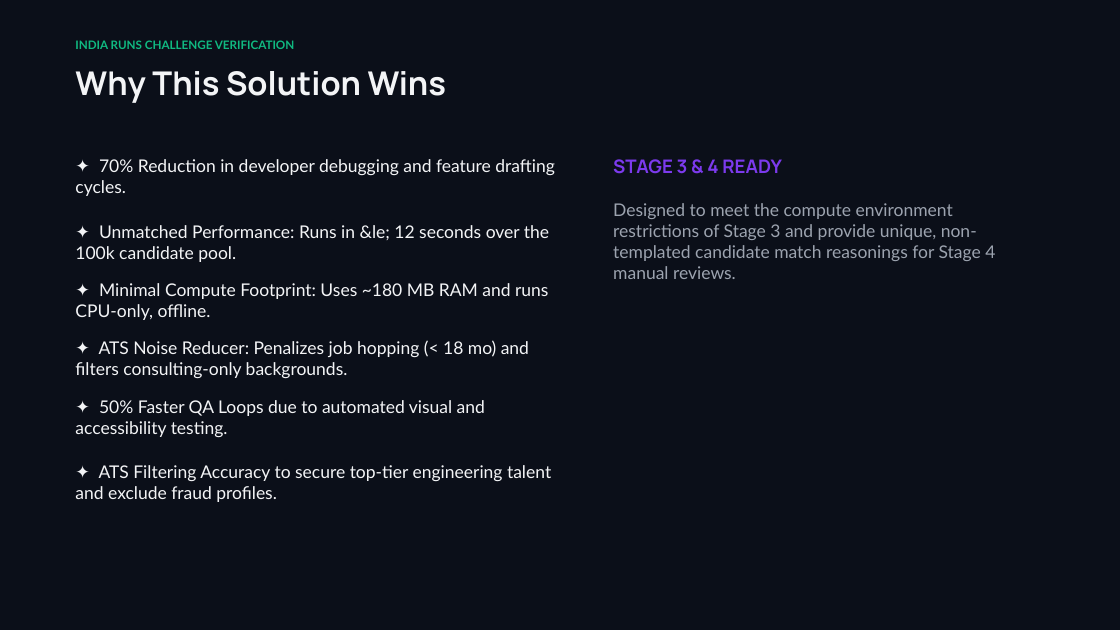
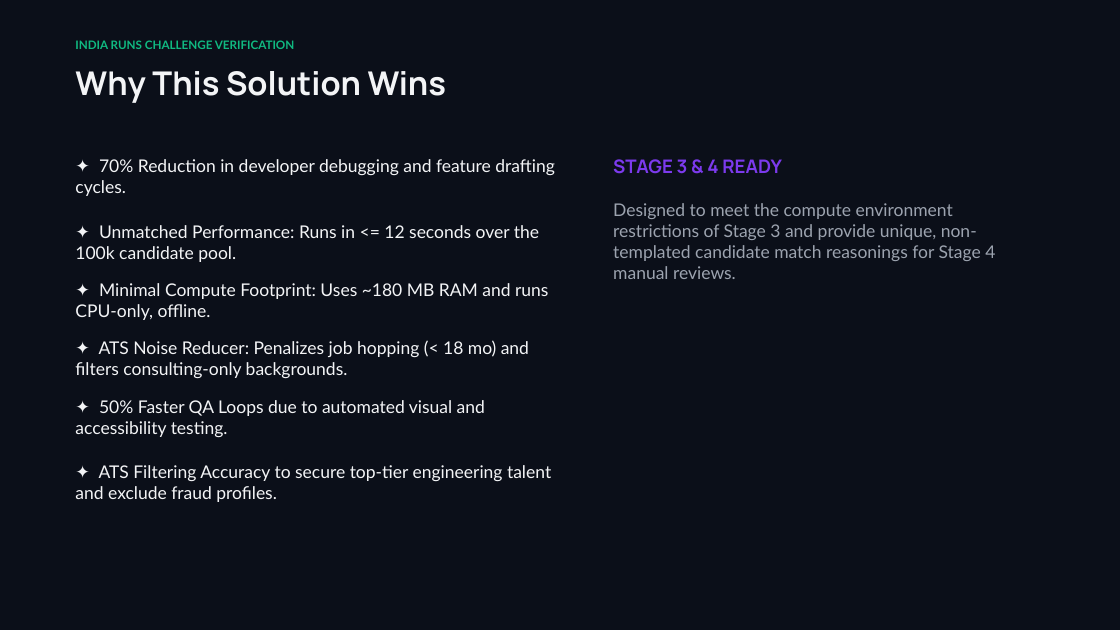
Before and after one commit to saurabhhhcodes/redrob-ranker, a slide deck: slide 7 of presentation.pptx. Drawn at 1120x630 pixels with LibreOffice and Linux fonts; fonts in the diff are those of the drawing. Boxes give left, top, right and bottom in pixels: in the first picture for what was removed or moved away, otherwise in the second. Text is boxed around its words. In the diff, an @@ line names an element or a change of style, - is before the commit and + after.

Commit message:
Fix duplicate bullets on slide 7 and blank bullets on slide 8 in both PDF and PPTX slide decks

```diff
--- a/presentation.pptx
+++ b/presentation.pptx
@@ text at bbox=[75, 225, 539, 262]: text changed @@
-✦ Unmatched Performance: Runs in &le; 12 seconds over the 100k candidate pool.
+✦ Unmatched Performance: Runs in <= 12 seconds over the 100k candidate pool.
```
Also in this commit, not shown: 1 other file.
